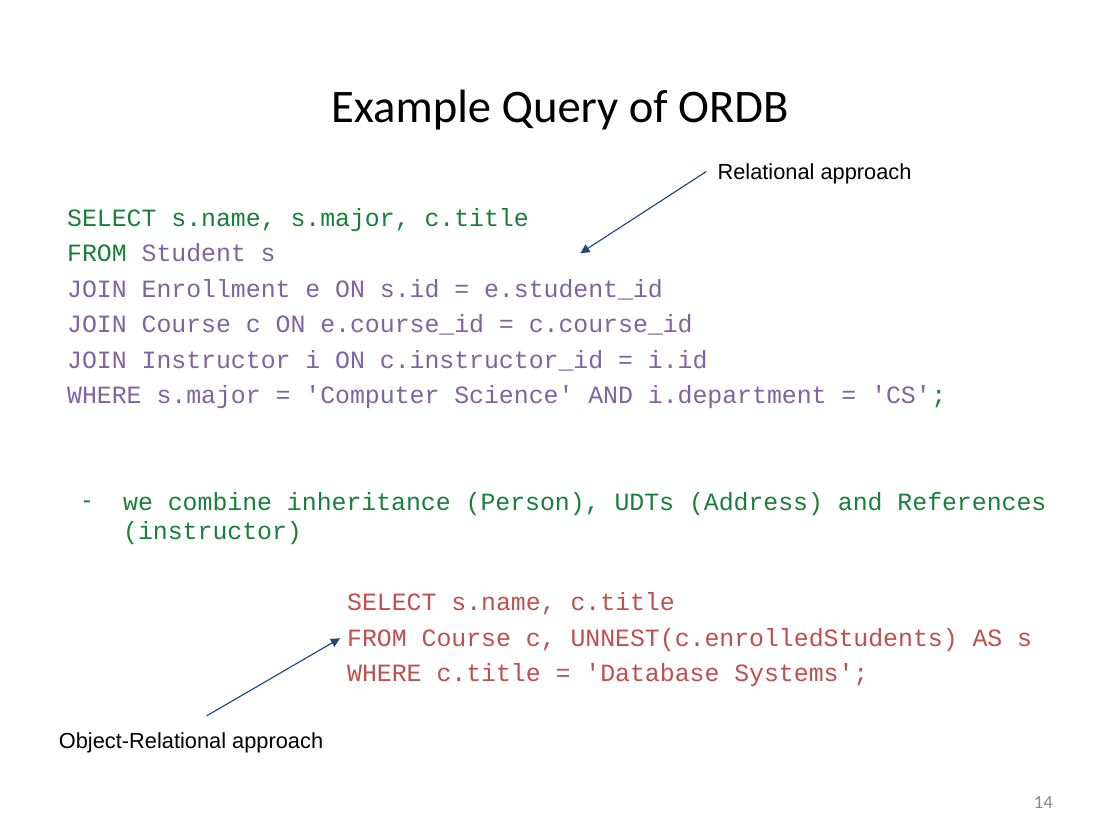
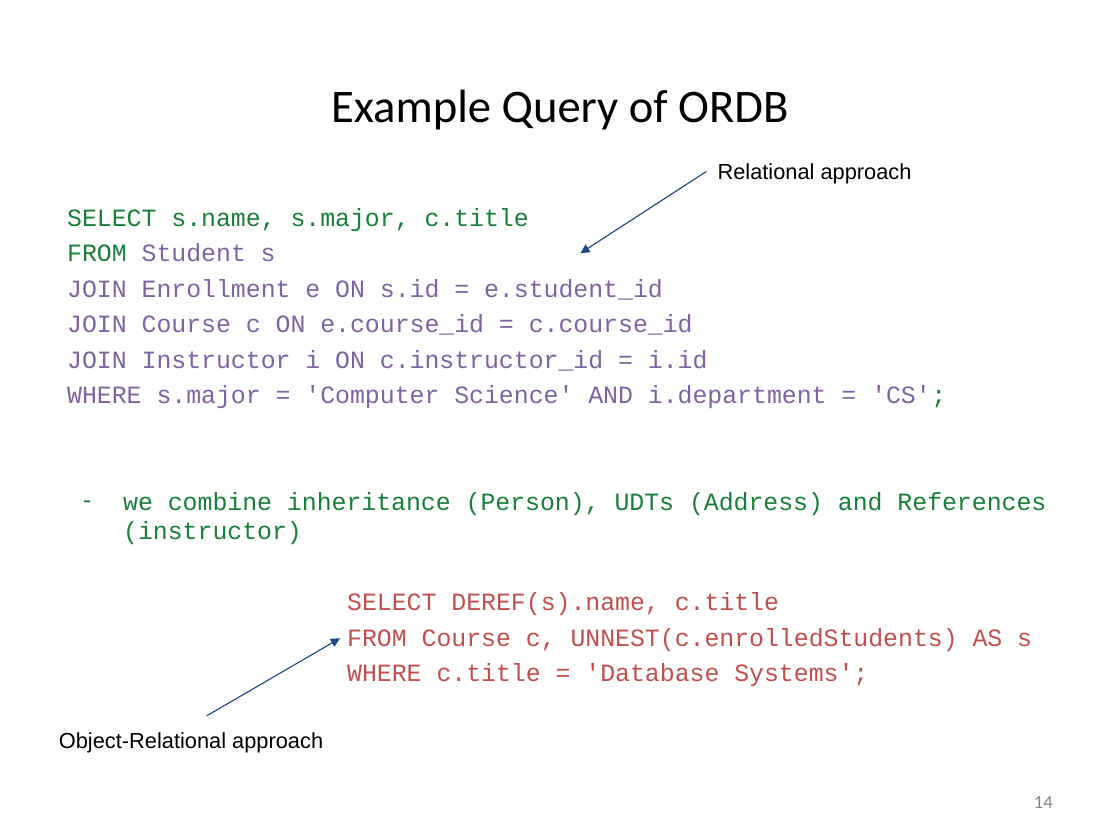
Before and after one commit to rizveeredwan/course-contents, a slide deck: slide 14 of CSE-3104/Slides/Introduction_to_modern_databases.pptx. Drawn at 1120x840 pixels with LibreOffice and Linux fonts; fonts in the diff are those of the drawing. Boxes give left, top, right and bottom in pixels: in the first picture for what was removed or moved away, otherwise in the second. Text is boxed around its words. In the diff, an @@ line names an element or a change of style, - is before the commit and + after.

Commit message:
With corrections in DEREF

```diff
--- a/CSE-3104/Slides/Introduction_to_modern_databases.pptx
+++ b/CSE-3104/Slides/Introduction_to_modern_databases.pptx
@@ text at bbox=[347, 592, 779, 615]: text changed @@
-SELECT s.name, c.title
+SELECT DEREF(s).name, c.title
```
Also in this commit, not shown: 4 other slides changed.
